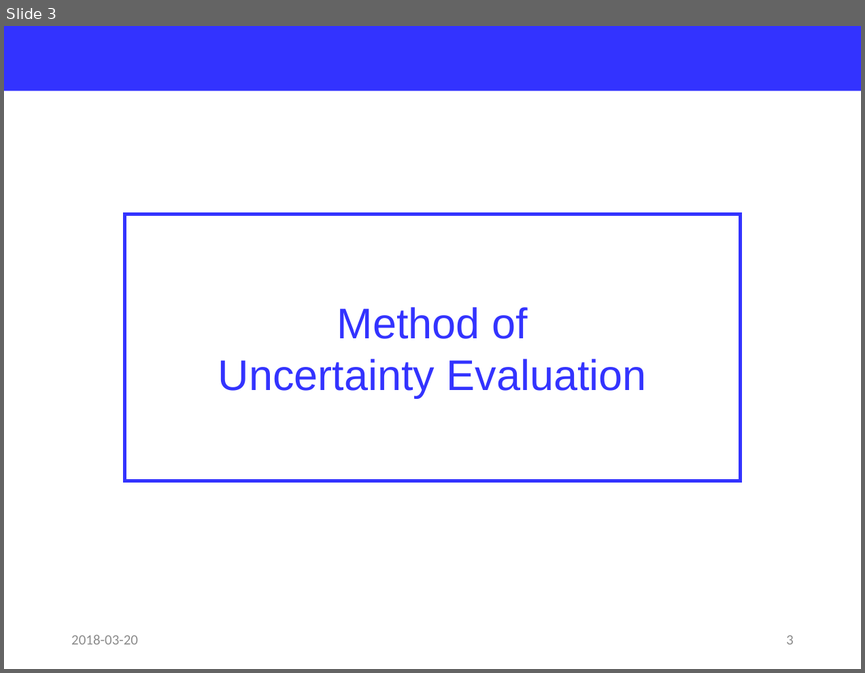
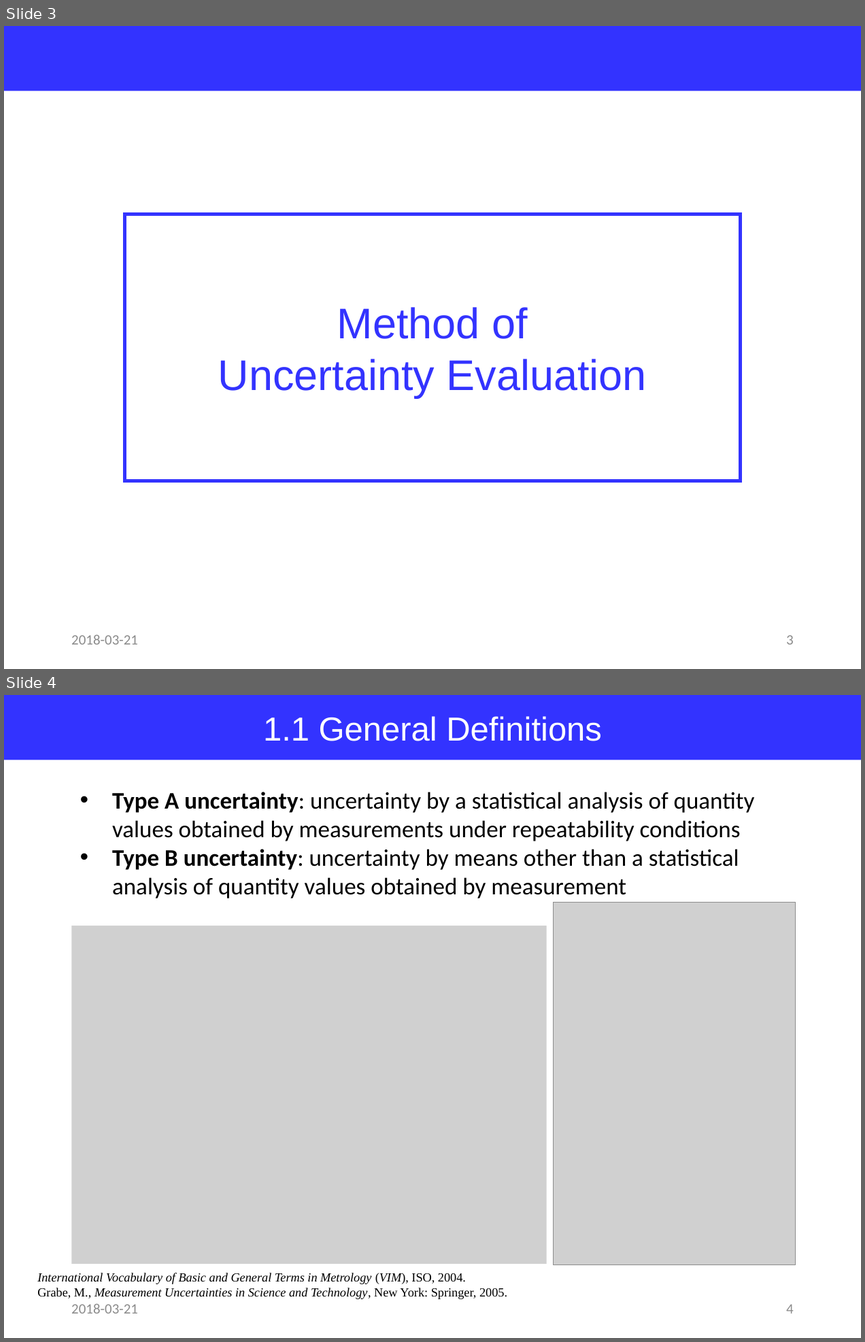
Before and after one commit to jglee96/NBTP_Lab, a slide deck: Terahertz Metrology/Ch4/Terahertz Metrology_Ch4.pptx. Shown one above the other, each under a label of ours: slide 3 before the commit, slides 3 and 4 after it. The pictures are 865x673 and 865x1342 pixels, drawn with LibreOffice and Linux fonts; fonts in the diff are those of the drawing; grey boxes stand for pictures. Boxes give left, top, right and bottom in pixels: in the first picture for what was removed or moved away, otherwise in the second. Text is boxed around its words. In the diff, an @@ line names an element or a change of style, - is before the commit and + after.

```diff
--- a/Terahertz Metrology/Ch4/Terahertz Metrology_Ch4.pptx
+++ b/Terahertz Metrology/Ch4/Terahertz Metrology_Ch4.pptx
@@ slide 4 added at bbox=[4, 695, 861, 1338], background #FFFFFF @@
@@ rectangle added at bbox=[4, 695, 861, 760], fill #3333FF, 28 pt, text #FFFFFF @@
+1.1 General Definitions
@@ text added at bbox=[112, 792, 755, 898], 20 pt, text #000000 @@
+• Type A uncertainty: uncertainty by a statistical analysis of quantity values obtained by measurements under repeatability conditions
+• Type B uncertainty: uncertainty by means other than a statistical analysis of quantity values obtained by measurement
@@ picture added at bbox=[553, 902, 796, 1265] @@
@@ picture added at bbox=[72, 926, 547, 1264] @@
@@ text added at bbox=[37, 1272, 507, 1299], 10.5 pt, text #000000, italic @@
+International Vocabulary of Basic and General Terms in Metrology (VIM), ISO, 2004.
+Grabe, M., Measurement Uncertainties in Science and Technology, New York: Springer, 2005.
@@ text added at bbox=[71, 1304, 138, 1313], 12 pt, text #8C8C8C @@
+2018-03-21
@@ page number added at bbox=[786, 1304, 793, 1313], 12 pt, text #8C8C8C @@
+4
@@ slide 3 changed as well @@
@@ text at bbox=[71, 635, 138, 644]: text changed @@
-2018-03-20
+2018-03-21
```
Also in this commit, not shown: 4 other slides changed, 1 other slide added, 3 other files.
